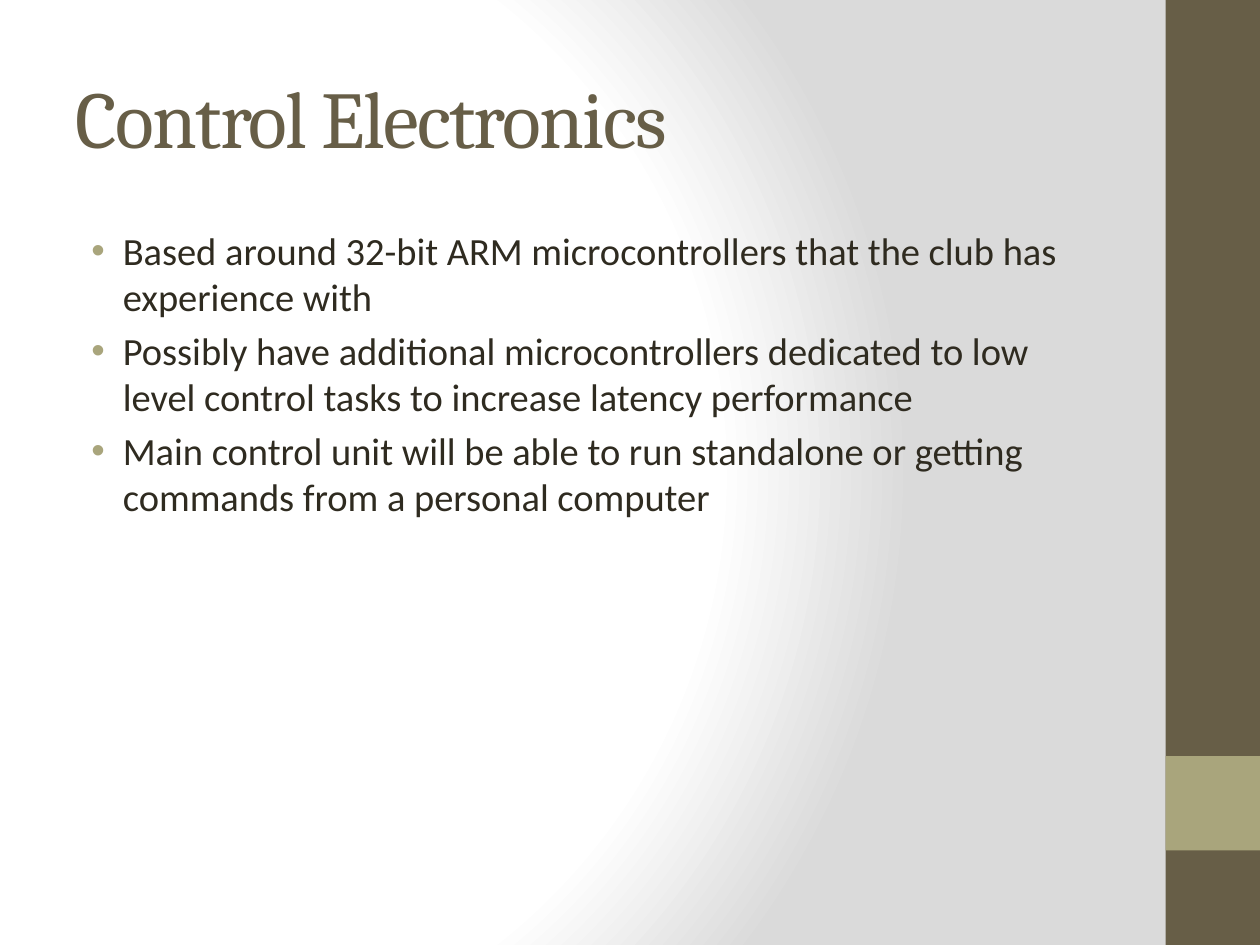
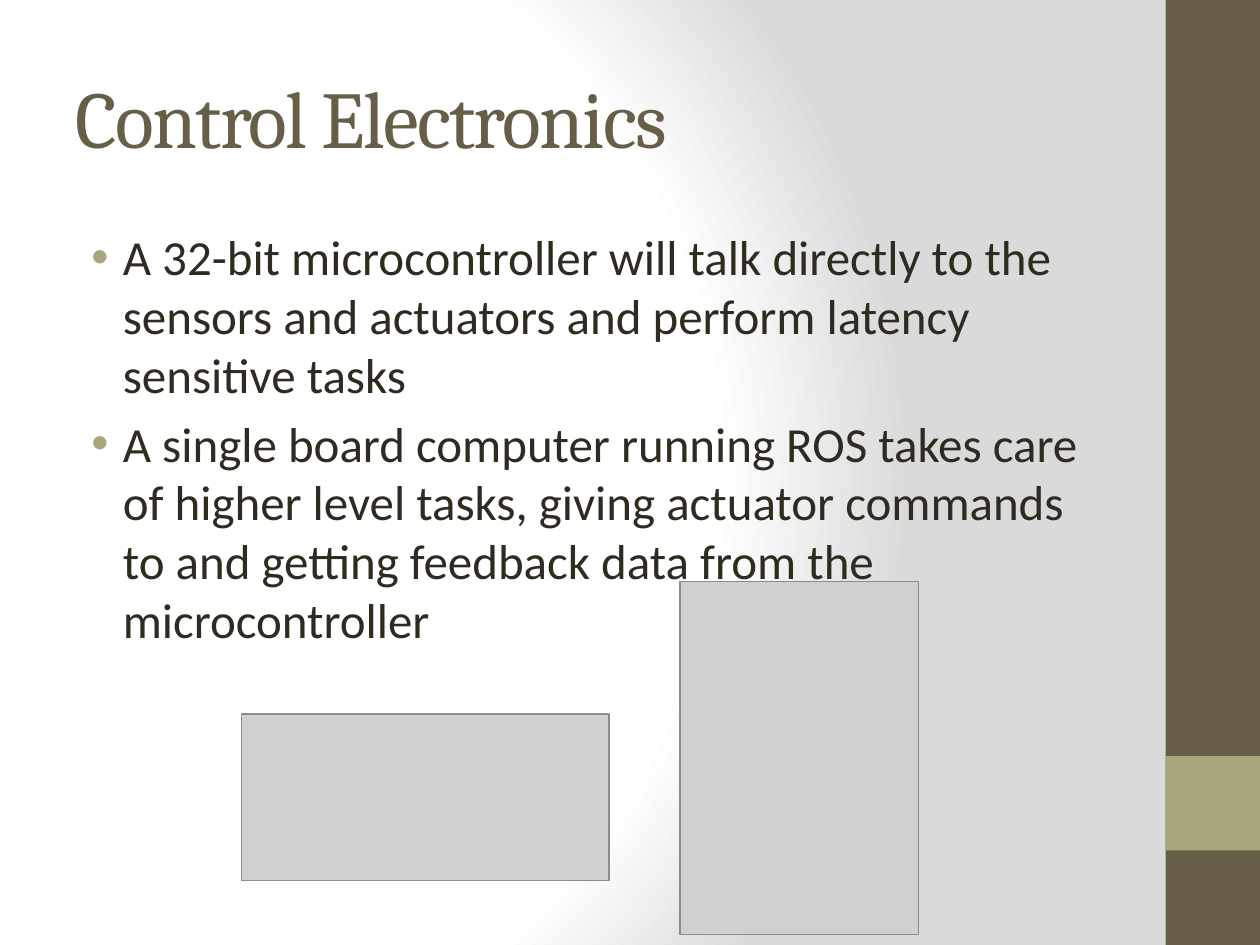
Before and after one commit to UCSBRoboticsClub/robotic-arm, a slide deck: slide 10 of UCSB Robotic Arm Project.pptx (slide 8 before the commit). Drawn at 1260x945 pixels with LibreOffice and Linux fonts; fonts in the diff are those of the drawing; grey boxes stand for pictures. Boxes give left, top, right and bottom in pixels: in the first picture for what was removed or moved away, otherwise in the second. Text is boxed around its words. In the diff, an @@ line names an element or a change of style, - is before the commit and + after.

```diff
--- a/UCSB Robotic Arm Project.pptx
+++ b/UCSB Robotic Arm Project.pptx
@@ text at (123,241,1077,639): text changed; size 22 to 28 pt @@
-• Based around 32-bit ARM microcontrollers that the club has experience with
-• Possibly have additional microcontrollers dedicated to low level control tasks to increase latency performance
-• Main control unit will be able to run standalone or getting commands from a personal computer
+• A 32-bit microcontroller will talk directly to the sensors and actuators and perform latency sensitive tasks
+• A single board computer running ROS takes care of higher level tasks, giving actuator commands to and getting feedback data from the microcontroller
@@ picture added at (680,581,919,934) @@
@@ picture added at (242,714,610,881) @@
```
Also in this commit, not shown: 8 other slides changed, 3 slides added, 6 other files.
